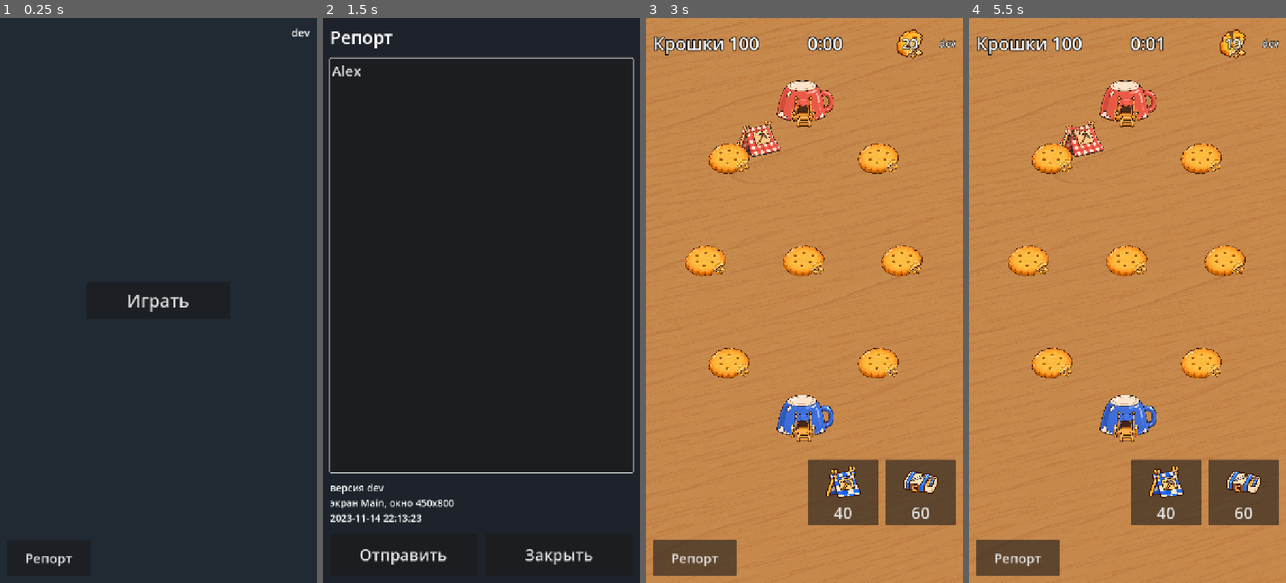
Above: before the commit, frames 1-4 (left to right).
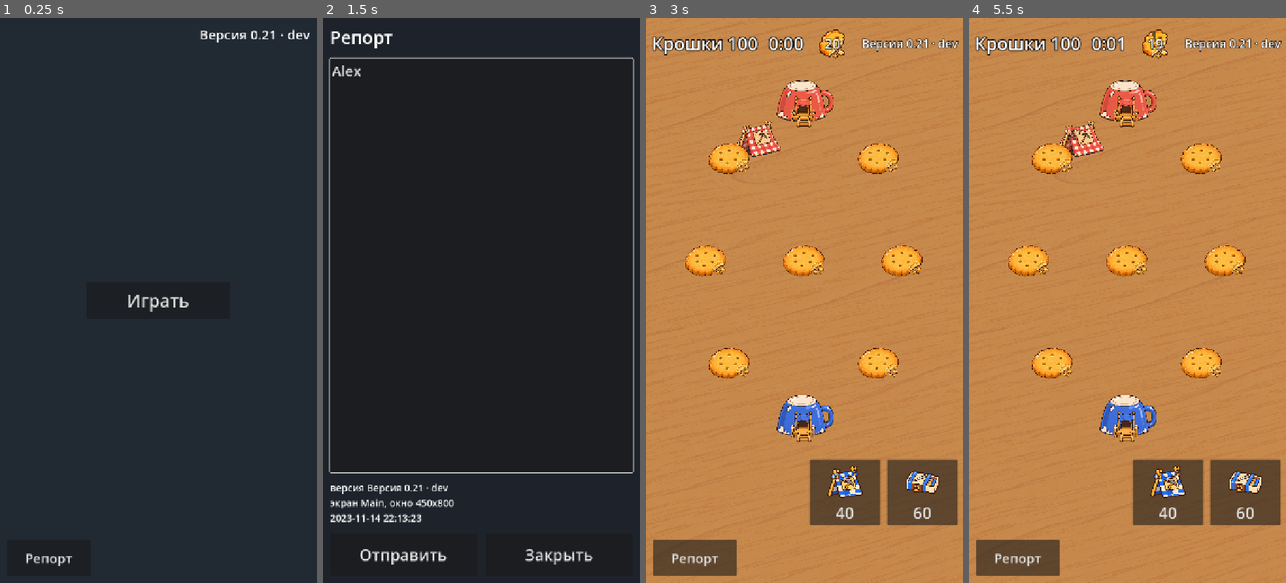
Above: after the commit, the same moments.

Repository: fishert2812/strategy-2d
Game: Godot game, scene res://scenes/main.tscn
Two runs of this game, one before a commit and one after it. Both use one fixed random seed, a clock stepped at 60 frames per second and the inputs below.
Inputs (mouse positions are in pixels of both pictures, inside the frame that each line leads up to):
- Up to frame 1 (0.25 s): no input
- Up to frame 2 (1.5 s): click "Репорт" at 0.5 s; click (481, 266) at 1.27 s; type "Alex" at 1.35 s
- Up to frame 3 (3 s): click "Отправить" at 2 s; click "Играть" at 2.75 s
- Up to frame 4 (5.5 s): click "Репорт" at 3.5 s; click (1127, 244) at 4.27 s; type "Alex" at 4.35 s; click "Отправить" at 5 s

The runs differ from the first frame. In frame 1, 0.3% of the frame differs, in the area x 63-98%, y 1-5%; in frame 2, 0.2%; in frame 3, 2.9%, in the area x 1-99%, y 2-90%; in frame 4, 2.9%.

Commit message:
Номер версии в углу экрана и список версий CHANGELOG.md
«Версия 0.21 · sha» крупно в меню и в партии, номер в data/version.json,
он же в репорте. Шаг проверки changelog: номер совпадает с верхней строкой
CHANGELOG.md, а PR с видимым изменением обязан добавить строку и поднять номер.

Co-Authored-By: Claude Opus 5.5 <noreply@anthropic.com>
Claude-Session: https://claude.ai/code/session_019VbyzK4PXBSsPPVwyVb5vh

Diff:
--- /dev/null
+++ b/data/version.json
@@ -0,0 +1,3 @@
+{
+	"number": "0.21"
+}
--- a/scenes/battle.tscn
+++ b/scenes/battle.tscn
@@ -105,7 +105,7 @@
 layout_mode = 2
 theme_override_colors/font_outline_color = Color(0, 0, 0, 1)
 theme_override_constants/outline_size = 6
-theme_override_font_sizes/font_size = 22
+theme_override_font_sizes/font_size = 26
 text = "dev"
 
 [node name="Debug" type="Label" parent="Hud/Box"]
--- a/scenes/main.tscn
+++ b/scenes/main.tscn
@@ -42,7 +42,7 @@
 layout_mode = 2
 size_flags_horizontal = 8
 size_flags_vertical = 0
-theme_override_font_sizes/font_size = 24
+theme_override_font_sizes/font_size = 30
 text = "dev"
 
 [node name="Report" parent="." instance=ExtResource("2")]
--- a/scripts/battle.gd
+++ b/scripts/battle.gd
@@ -32,7 +32,7 @@
 
 
 func _ready() -> void:
-	$Hud/Box/Top/Sha.text = Version.sha()
+	$Hud/Box/Top/Sha.text = Version.label()
 	$Grass.texture = _tex(look.background)
 	$Grass.modulate = Color(look.background_tint)
 	for kind in buttons:
--- a/scripts/main.gd
+++ b/scripts/main.gd
@@ -1,5 +1,5 @@
 extends Control
-## Стартовый экран: одна кнопка и sha в углу.
+## Стартовый экран: одна кнопка и версия (номер и sha) в углу.
 
 ## 44 пункта iPhone при ширине экрана 390 пунктов и нашей ширине 720.
 const MIN_BUTTON := 44.0 * 720.0 / 390.0
@@ -9,7 +9,7 @@
 
 
 func _ready() -> void:
-	sha_label.text = Version.sha()
+	sha_label.text = Version.label()
 	play_button.custom_minimum_size = Vector2(ceilf(MIN_BUTTON * 4.0), ceilf(MIN_BUTTON))
 	play_button.pressed.connect(func(): get_tree().change_scene_to_file("res://scenes/battle.tscn"))
 	SafeArea.apply($Safe)
--- a/scripts/report.gd
+++ b/scripts/report.gd
@@ -53,7 +53,7 @@
 func facts() -> String:
 	var scene := get_parent()
 	var w := DisplayServer.window_get_size()
-	var lines := ["версия %s" % Version.sha(), "экран %s, окно %dx%d" % [scene.name if scene else "?", w.x, w.y]]
+	var lines := ["версия %s" % Version.label(), "экран %s, окно %dx%d" % [scene.name if scene else "?", w.x, w.y]]
 	var sim = scene.get("sim") if scene else null
 	if sim is Sim:
 		lines.append("партия %d:%02d, крошки %d (враг %d)%s" % [int(sim.time) / 60, int(sim.time) % 60,
--- a/scripts/version.gd
+++ b/scripts/version.gd
@@ -1,7 +1,9 @@
 class_name Version
-## Номер версии (sha коммита). Файл version.txt пишет сборка или check.sh.
+## Версия игры: номер для человека (data/version.json, растёт с каждым видимым изменением,
+## список — CHANGELOG.md) и sha коммита (version.txt пишет сборка или check.sh).
 
 const PATH := "res://version.txt"
+const NUMBER_PATH := "res://data/version.json"
 
 
 static func sha() -> String:
@@ -9,3 +11,13 @@
 		return "dev"
 	var text := FileAccess.get_file_as_string(PATH).strip_edges()
 	return text if text != "" else "dev"
+
+
+static func number() -> String:
+	var data = JSON.parse_string(FileAccess.get_file_as_string(NUMBER_PATH))
+	return str(data.number) if data is Dictionary and data.has("number") else "?"
+
+
+## Подпись в углу экрана: «Версия 0.21 · 3f2a9c1».
+static func label() -> String:
+	return "Версия %s · %s" % [number(), sha()]
--- a/tests/test_main_screen.gd
+++ b/tests/test_main_screen.gd
@@ -1,5 +1,5 @@
 extends RefCounted
-## Стартовый экран: есть кнопка не меньше 44 пунктов и sha в углу.
+## Стартовый экран: есть кнопка не меньше 44 пунктов и версия (номер и sha) в углу.
 
 const MAIN := preload("res://scenes/main.tscn")
 
@@ -25,8 +25,10 @@
 	var main := _make()
 	var text: String = main.get_node("Safe/Sha").text
 	main.free()
-	if text != Version.sha():
-		return "в углу «%s», а версия «%s»" % [text, Version.sha()]
-	if text.strip_edges() == "":
-		return "sha пустой"
+	if text != Version.label():
+		return "в углу «%s», а версия «%s»" % [text, Version.label()]
+	if Version.number() == "?" or not text.begins_with("Версия " + Version.number()):
+		return "в углу нет номера версии из data/version.json: «%s»" % text
+	if not text.ends_with(Version.sha()):
+		return "в углу нет sha: «%s»" % text
 	return ""
Not shown, added: CHANGELOG.md
Not shown, added: tools/checks/25_changelog.sh
